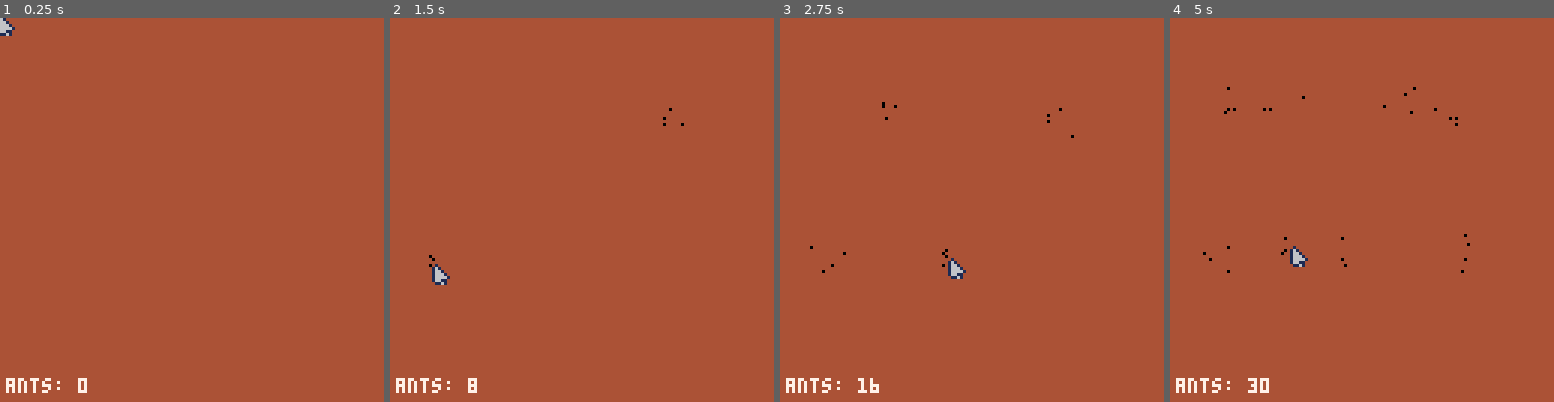
Above: before the commit, frames 1-4 (left to right).
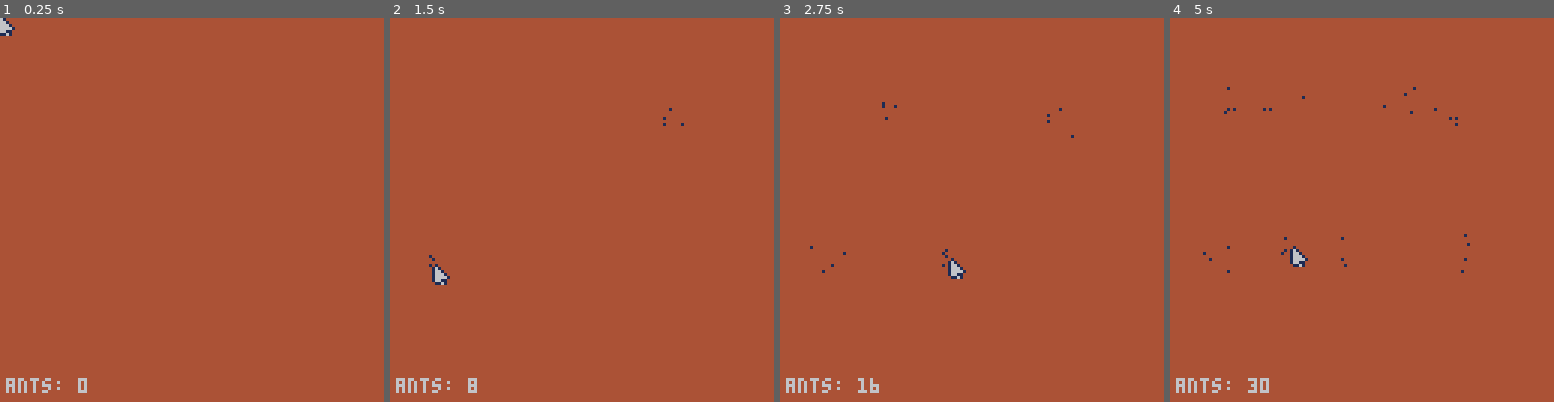
Above: after the commit, the same moments.

Repository: towercity/pico-8
Game: PICO-8 cartridge ants.p8
Same seed, same stepped clock (60 frames per second), same inputs: the game is played once before the commit and once after it.
Inputs (mouse positions are in pixels of both pictures, inside the frame that each line leads up to):
- Up to frame 1 (0.25 s): no input
- Up to frame 2 (1.5 s): click (670, 121) at 0.67 s; click (436, 267) at 1.22 s
- Up to frame 3 (2.75 s): click (887, 114) at 1.77 s; click (952, 259) at 2.32 s
- Up to frame 4 (5 s): click (1404, 106) at 2.87 s; click (1465, 256) at 3.42 s; click (1231, 102) at 3.97 s; click (1292, 248) at 4.52 s

The runs differ from the first frame. In frame 1, 0.3% of the frame differs, in the area x 1-23%, y 93-98%; in frame 2, 0.4%; in frame 3, 0.5%; in frame 4, 0.6%, in the area x 1-79%, y 17-98%.

Commit message:
add food

Diff:
--- a/ants.p8
+++ b/ants.p8
@@ -9,13 +9,15 @@
 
  cur_init()
 	ants_init()
+	food_init()
 end
 
 function _draw()
 	cls(4)
+	food_draw()
 	ants_draw()
+	ants_count()
 	cur_draw()
-	ants_count()
 end
 
 function _update60()
@@ -23,13 +25,13 @@
  local click=stat(34)
  --left click
  if(1==click) then
- sfx(0,-1,4)
+ 	sfx(0,-1,4)
   ants_add(cur_x,cur_y)
  end
  --right click
- --itll be hard to remove
- --how itis now :/
- --if(2==click)
+ if(2==click) then
+ 	food_add(cur_x,cur_y)
+ end
 
  ants_age()
 	ants_move()
@@ -64,15 +66,13 @@
 end
 
 function ants_loop(func)
-	for i=1,#ants do
-		func(ants[i])
-	end
+	loop_pixels(ants,func)
 end
 
 function ants_draw()
 	ants_loop(
 		function(ant)
-			pset(ant.x,ant.y,0)
+			pset(ant.x,ant.y,1)
 		end
 	)
 end
@@ -117,10 +117,10 @@
 
 function ants_count()
 	local text="ants: " .. #ants
-	print(text,2,120,7)
+	print(text,2,120,6)
 end
 -->8
--- screen helpers
+-- loop helpers
 
 function loop_screen(pos)
 	if(128<pos) return 0
@@ -128,9 +128,177 @@
 
 	return pos
 end
+
+function loop_pixels(arr,func)
+	for i=1,#arr do
+		func(arr[i])
+	end
+end
 -->8
 --food
 
+function food_init()
+	f_sprite={2,3}
+	foods={}
+end
+
+function food_add(c_x,c_y)
+	local s_offset=
+		rnd(f_sprite) * 8
+
+	-- loop the sprite to add
+	-- pixels
+	for x=0,7 do
+		for y=0,7 do
+			local pix=sget(x+s_offset,y)
+			if(0!=pix) then
+				foods[#foods+1]=
+					{x=c_x+x,y=c_y+y,col=pix}
+			end
+		end
+	end
+end
+
+function food_draw()
+	food_loop(
+		function(food)
+			pset(food.x,food.y,food.col)
+		end
+	)
+end
+
+function food_loop(func)
+	loop_pixels(foods,func)
+end
+…(129 lines of a section not shown)…
 
 
 
Not shown, changed: 136 lines of the sprite sheet (__gfx__) section of ants.p8
Not shown, changed: the thumbnail (__label__) section of ants.p8
